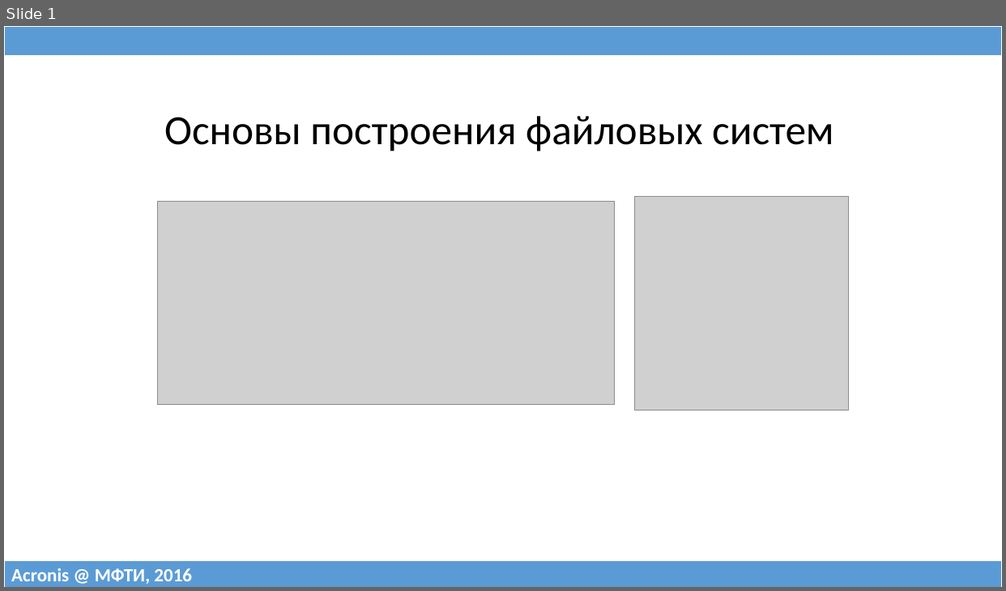
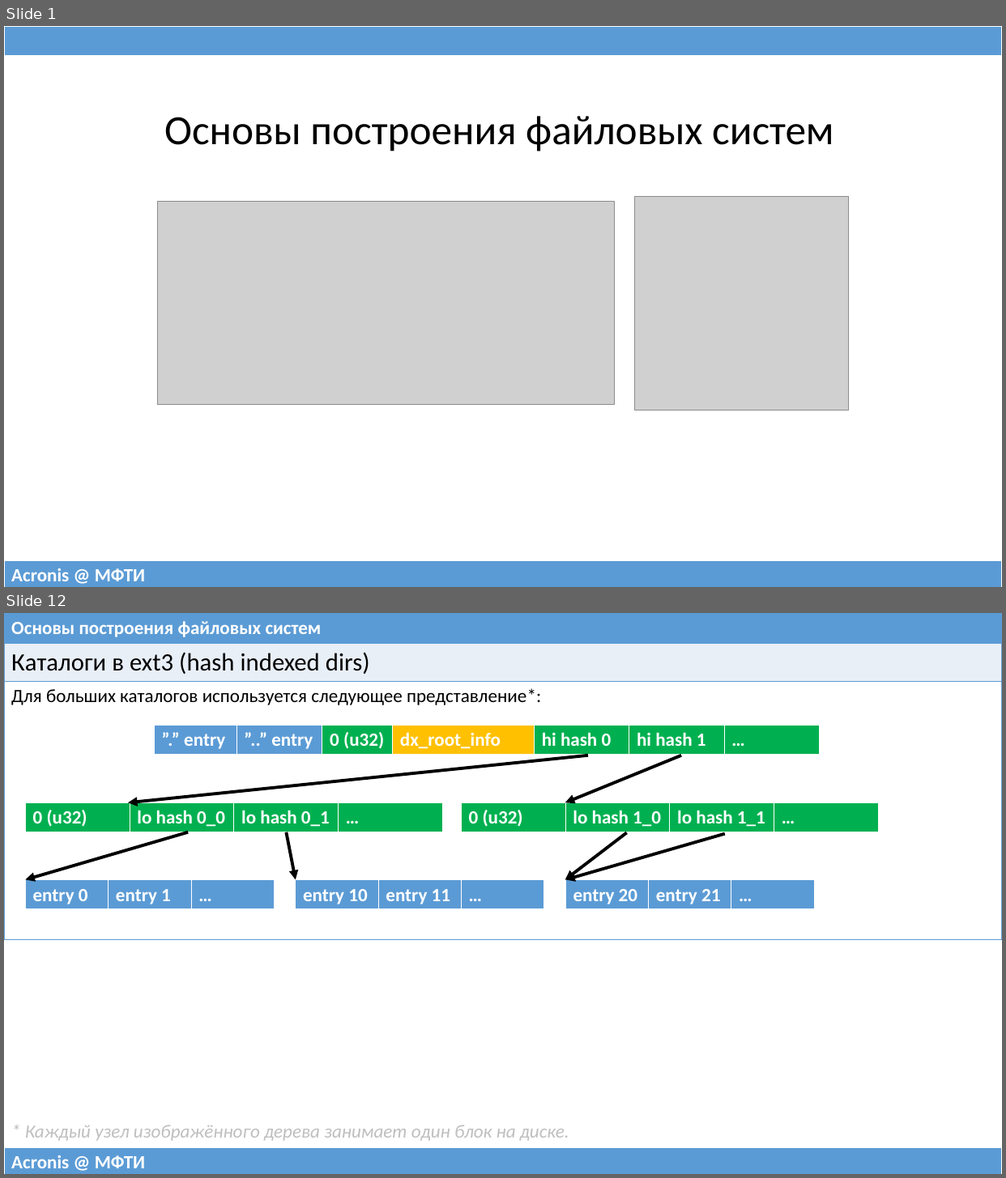
Before and after one commit to 75cc8545e7b021ed280ed0ef99fc7fc4/filesystems-101, a slide deck: talks/src/class04.pptx. Shown one above the other, each under a label of ours: slide 1 before the commit, slides 1 and 12 after it; the slides between them are not shown. The pictures are 1006x591 and 1006x1178 pixels, drawn with LibreOffice and Linux fonts; fonts in the diff are those of the drawing; grey boxes stand for pictures. Boxes give left, top, right and bottom in pixels: in the first picture for what was removed or moved away, otherwise in the second. Text is boxed around its words. In the diff, an @@ line names an element or a change of style, - is before the commit and + after.

```diff
--- a/talks/src/class04.pptx
+++ b/talks/src/class04.pptx
@@ slide 12 added at <box>4,613,1002,1174</box>, background #FFFFFF @@
@@ table added at <box>4,613,1002,935</box>, 3 rows, 1 columns @@
+Основы построения файловых систем
+Каталоги в ext3 (hash indexed dirs)
+Для больших каталогов используется следующее представление*:
@@ table added at <box>155,726,819,756</box>, 1 rows, 7 columns @@
+”.” entry | ”..” entry | 0 (u32) | dx_root_info | hi hash 0 | hi hash 1 | …
@@ arrow added from (588, 756) to (128, 803), #000000 3 pt @@
@@ arrow added from (681, 756) to (565, 803), #000000 3 pt @@
@@ table added at <box>26,803,442,834</box>, 1 rows, 4 columns @@
+0 (u32) | lo hash 0_0 | lo hash 0_1 | …
@@ table added at <box>462,803,878,834</box>, 1 rows, 4 columns @@
+0 (u32) | lo hash 1_0 | lo hash 1_1 | …
@@ arrow added from (188, 833) to (26, 880), #000000 3 pt @@
@@ arrow added from (286, 833) to (296, 880), #000000 3 pt @@
@@ arrow added from (627, 833) to (565, 880), #000000 3 pt @@
@@ arrow added from (725, 834) to (565, 880), #000000 3 pt @@
@@ table added at <box>26,880,275,911</box>, 1 rows, 3 columns @@
+entry 0 | entry 1 | …
@@ table added at <box>296,880,544,911</box>, 1 rows, 3 columns @@
+entry 10 | entry 11 | …
@@ table added at <box>565,880,815,910</box>, 1 rows, 3 columns @@
+entry 20 | entry 21 | …
@@ text added at <box>25,1125,569,1141</box>, 18 pt, text #BFBFBF, italic @@
+* Каждый узел изображённого дерева занимает один блок на диске.
@@ table added at <box>4,1148,1002,1174</box>, 1 rows, 1 columns @@
+Acronis @ МФТИ
@@ slide 1 changed as well @@
@@ table at <box>4,561,1002,587</box> @@
-row 1, column 1: Acronis @ МФТИ, 2016
+row 1, column 1: Acronis @ МФТИ
```
Also in this commit, not shown: 2 other slides changed, 26 other slides added, 31 slides removed, 3 other files.
